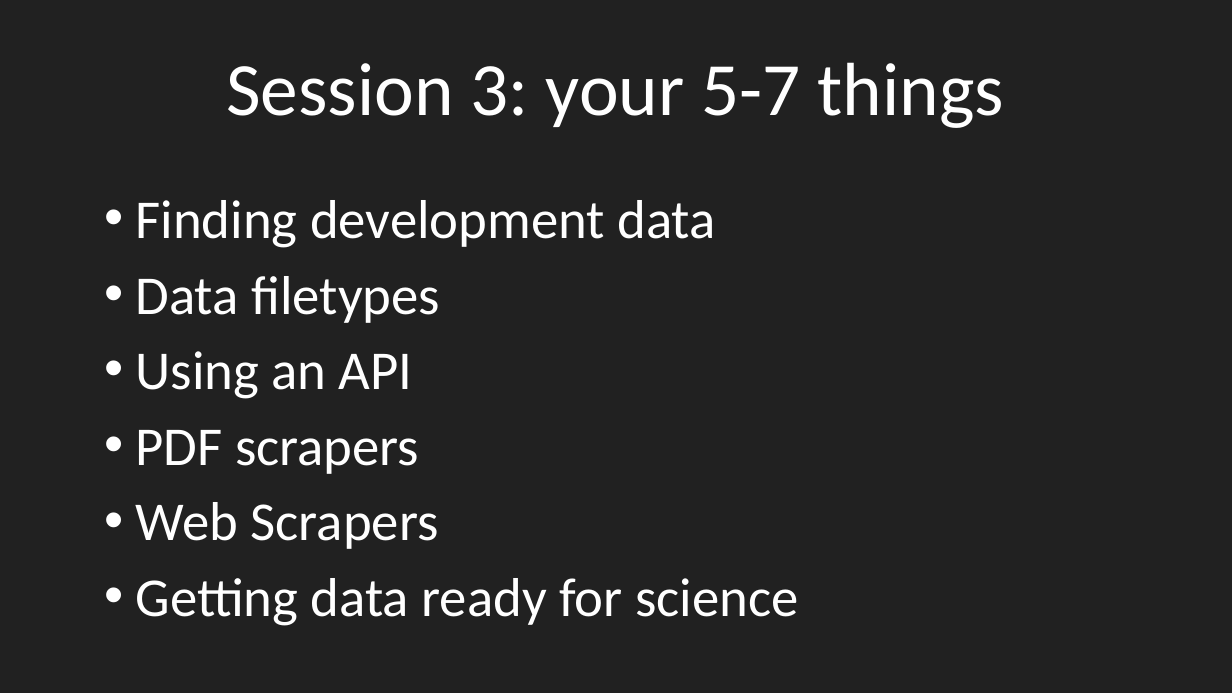
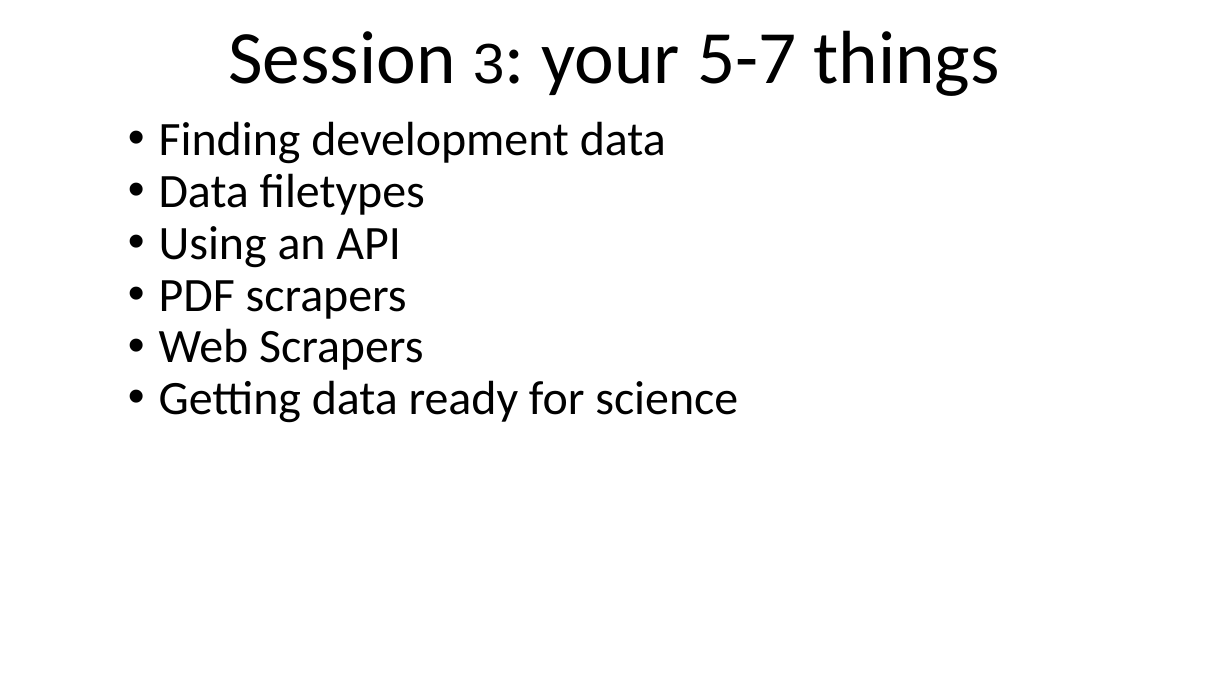
Before and after one commit to bodacea/datascienceforbeginners, a slide deck: slide 2 of Session 03 Acquiring data.pptx. Drawn at 1232x693 pixels with LibreOffice and Linux fonts; fonts in the diff are those of the drawing. Boxes give left, top, right and bottom in pixels: in the first picture for what was removed or moved away, otherwise in the second. Text is boxed around its words. In the diff, an @@ line names an element or a change of style, - is before the commit and + after.

Commit message:
Tidied up some slide styles

```diff
--- a/Session 03 Acquiring data.pptx
+++ b/Session 03 Acquiring data.pptx
@@ background #212121 to #FFFFFF @@
@@ title "Session 3: your 5-7 things": place and size @@
-title "Session 3: your 5-7 things" at [226,62,1004,128]
+title "Session 3: your 5-7 things" at [228,30,999,96]
@@ title "Session 3: your 5-7 things" at [228,30,999,96]: size 44 to 33 pt, font Calibri to Arial in "3:"; text colour #FFFFFF to #000000 @@
@@ text "Finding development data": place and size @@
-text "Finding development data" at [136,200,798,626]
+text "Finding development data" at [159,121,738,423]
@@ text "Finding development data" at [159,121,738,423]: size 32 to 28 pt, text colour #FFFFFF to #000000; line spacing 1.15 to 0.9; bullet colour #FFFFFF to #000000 @@
```
Also in this commit, not shown: 38 other slides changed, 12 other files.
